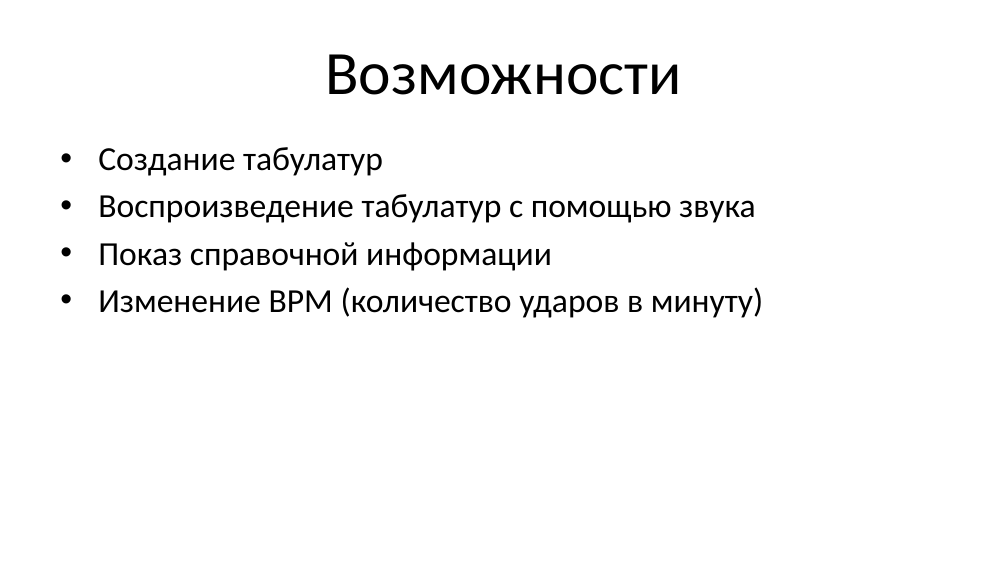
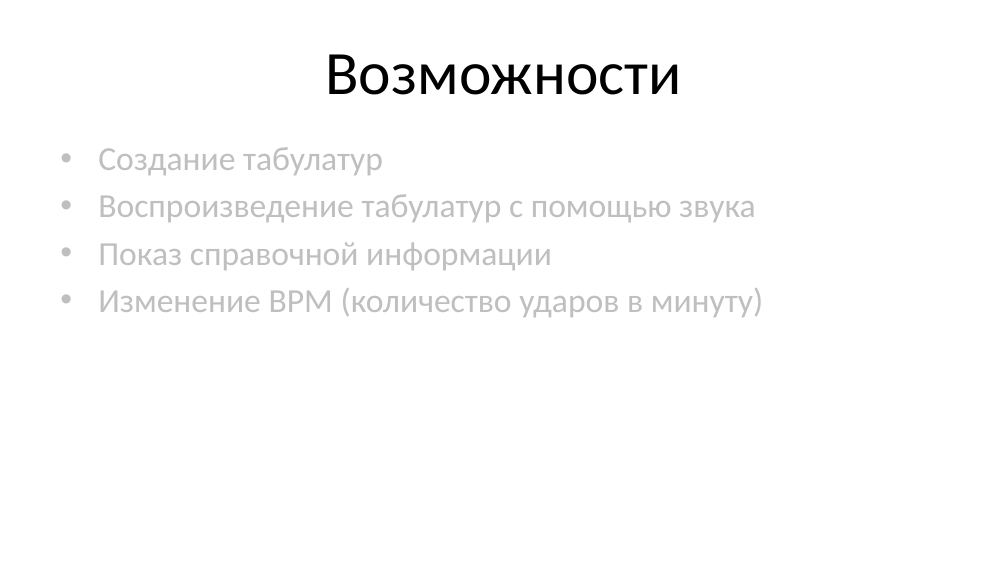
Before and after one commit to gfehka/GuitarPro-Analogue-School-Project-, a slide deck: slide 4 of Приложение для моделирования гитарных партий.pptx (slide 5 before the commit). Drawn at 1008x567 pixels with LibreOffice and Linux fonts; fonts in the diff are those of the drawing. Boxes give left, top, right and bottom in pixels: in the first picture for what was removed or moved away, otherwise in the second. Text is boxed around its words. In the diff, an @@ line names an element or a change of style, - is before the commit and + after.

```diff
--- a/Приложение для моделирования гитарных партий.pptx
+++ b/Приложение для моделирования гитарных партий.pptx
@@ text "Создание табулатур" at bbox=[98, 147, 763, 317]: text colour #000000 to #BFBFBF @@
```
Also in this commit, not shown: 3 other slides changed, 3 slides added.
